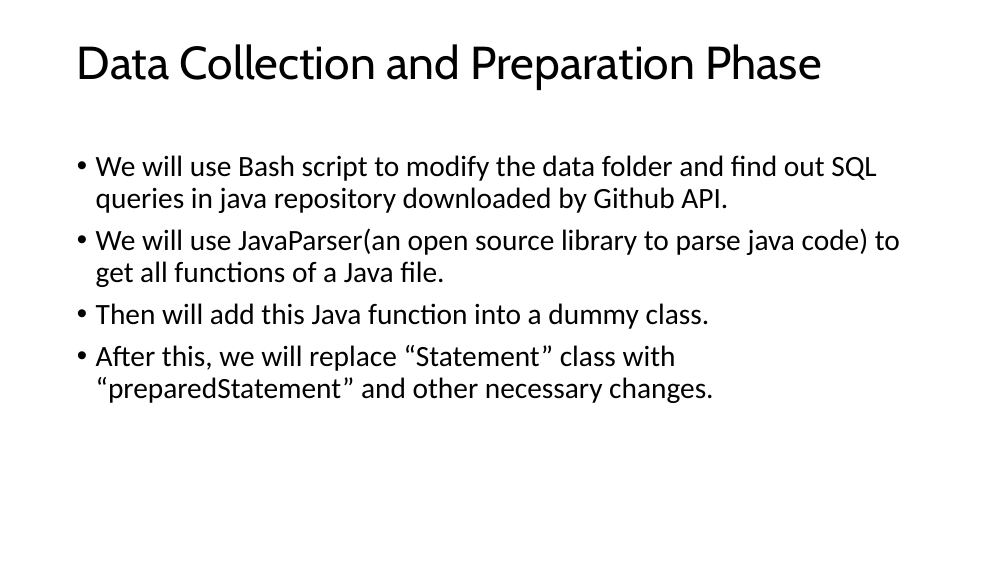
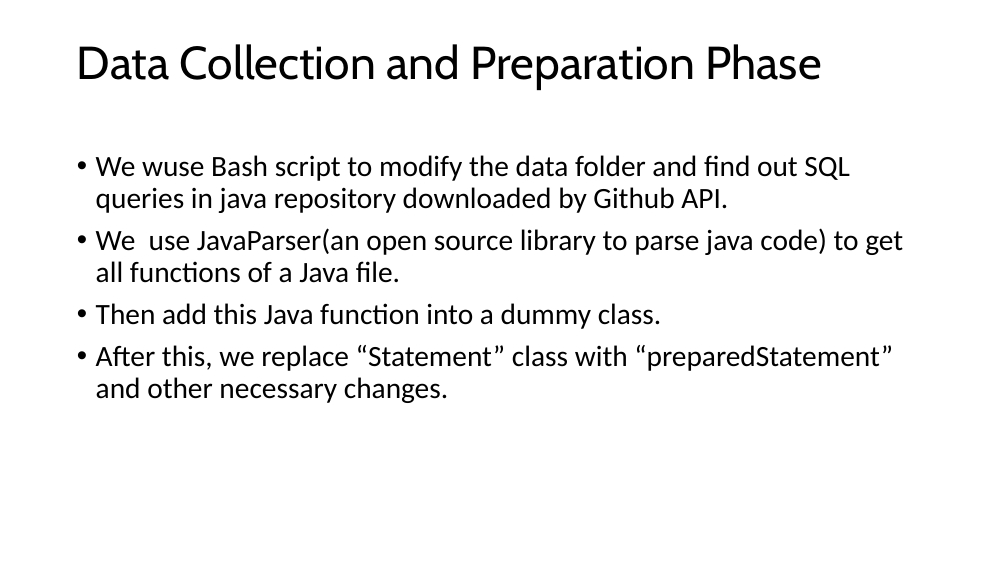
Before and after one commit to lsiddiqsunny/Undergraduate-Thesis, a slide deck: slide 15 of Presentation/1505065_1505069.pptx (slide 24 before the commit). Drawn at 1008x567 pixels with LibreOffice and Linux fonts; fonts in the diff are those of the drawing. Boxes give left, top, right and bottom in pixels: in the first picture for what was removed or moved away, otherwise in the second. Text is boxed around its words. In the diff, an @@ line names an element or a change of style, - is before the commit and + after.

```diff
--- a/Presentation/1505065_1505069.pptx
+++ b/Presentation/1505065_1505069.pptx
@@ text at (96, 155, 903, 403): text changed @@
-• We will use Bash script to modify the data folder and find out SQL queries in java repository downloaded by Github API.
-• We will use JavaParser(an open source library to parse java code) to get all functions of a Java file.
-• Then will add this Java function into a dummy class.
-• After this, we will replace “Statement” class with “preparedStatement” and other necessary changes.
+• We wuse Bash script to modify the data folder and find out SQL queries in java repository downloaded by Github API.
+• We use JavaParser(an open source library to parse java code) to get all functions of a Java file.
+• Then add this Java function into a dummy class.
+• After this, we replace “Statement” class with “preparedStatement” and other necessary changes.
```
Also in this commit, not shown: 3 other slides changed, 1 slide added, 11 slides removed, 16 other files.
